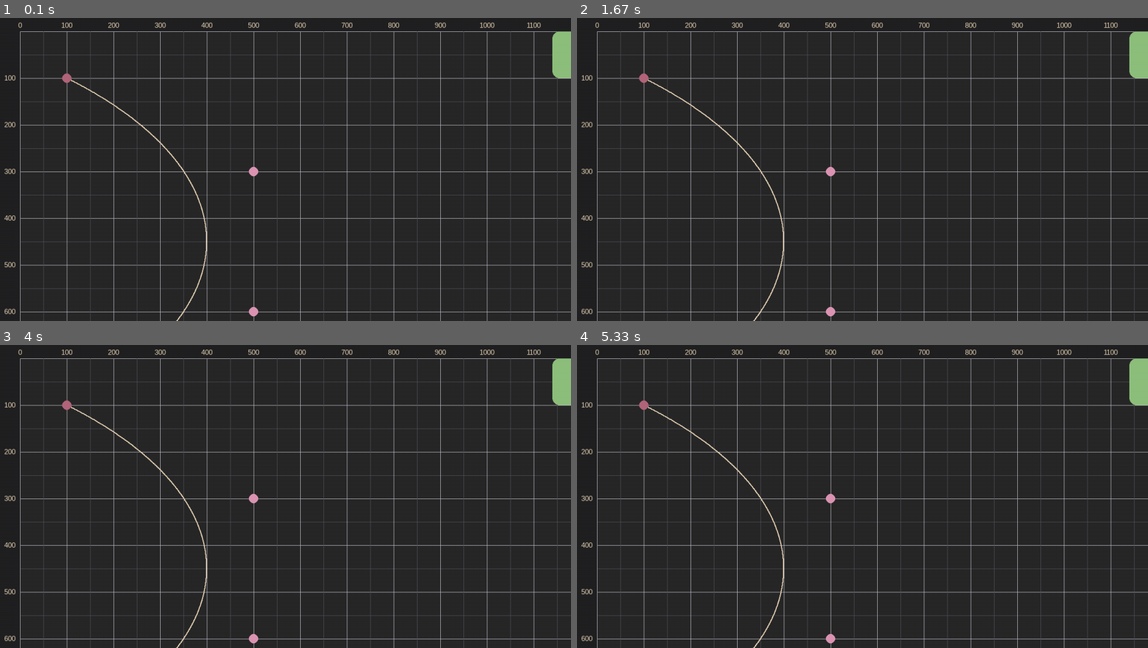
Above: before the commit, frames 1-4 (two rows, left to right).
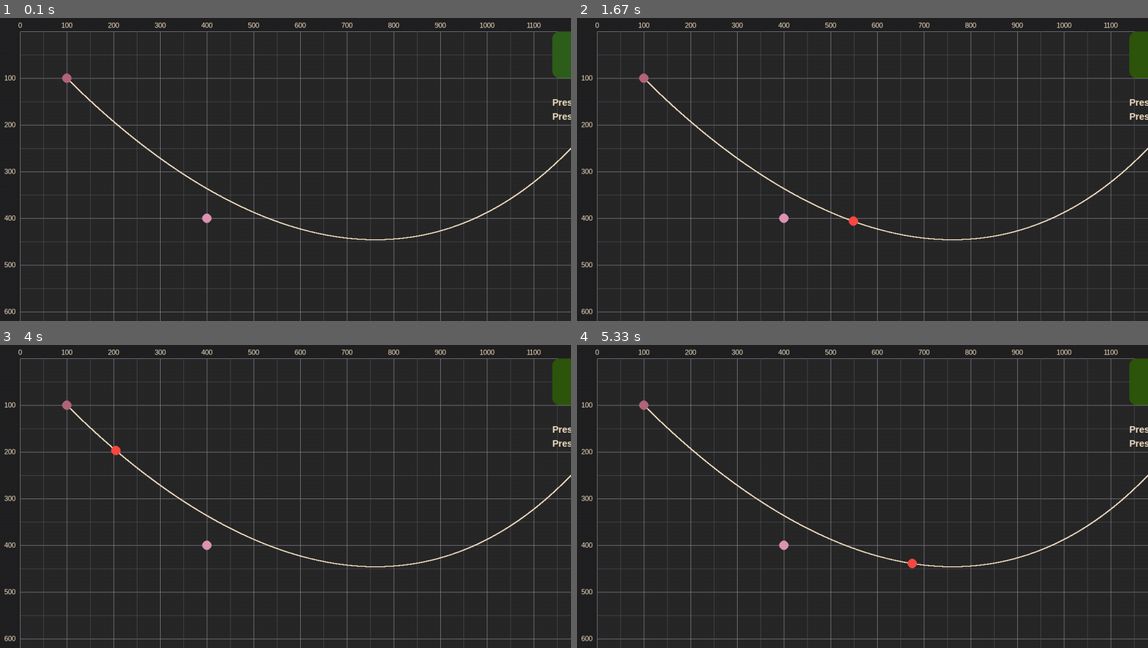
Above: after the commit, the same moments.

Repository: 0wlie22/bezier-curve-motion
Game: pygame game, started from main_pygame.py
Same seed, same stepped clock (60 frames per second), same inputs: the game is played once before the commit and once after it.
Inputs:
- Up to frame 1 (0.1 s): no input
- Up to frame 2 (1.67 s): tap Space at 0.33, 0.73, 1.03, 1.23, 1.57 s
- Up to frame 3 (4 s): tap Space at 1.87, 2.07, 2.37, 2.63, 2.97, 3.27, 3.4, 3.8 s
- Up to frame 4 (5.33 s): tap Space at 4.1, 4.47, 4.87, 5.17 s

The runs differ from the first frame. In frame 1, 3.5% of the frame differs, in the area x 3-100%, y 4-100%; in frame 2, 3.5%; in frame 3, 3.5%; in frame 4, 3.5%.

Commit message:
Update main_pygame.py

Diff:
--- a/main_pygame.py
+++ b/main_pygame.py
@@ -2,7 +2,6 @@
 import platform  # get the os on current device
 import pyautogui  # get the size of the screen
 from scipy.special import binom  # for Bernstein polynomial
-
 
 # get size of current screen and adapt to it's size
 oper_syst = platform.system()
@@ -13,24 +12,24 @@
     HEIGHT -= 60
 
 WIN = pg.display.set_mode((WIDTH, HEIGHT))
-clock = pg.time.Clock()
+# clock = pg.time.Clock()
 
-koord_list = [100, 100, 500, 300, 500, 600, 100, 800]
+koord_list = [100, 100, 400, 400, 900, 700, 1300, 100]
 border: int = 100
 line_koord_x = []
 line_koord_y = []
 
-colors = {
+colors: dict = {
     "fill": "#212122",
     "area": "#282828",
-    "grid_main_line": "#BAB9C6",
-    "grid_sub_line": "#4E4E59",
+    "grid_main_line": "#8a8996",
+    "grid_sub_line": "#4e4e59",
     "main_dot": "#b3667b",
     "middle_dot": "#dd95b4",
-    "start_button": "#8ec07c",
-    "pause_button": "#8fb66d",
+    "start_button": "#2e601c",
+    "pause_button": "#2f560d",
     "moving_dot": "#fb4943",
-    "line": "#e6d2b5",
+    "line": "#f6e2c5",
     "text": "#000000"
 }
 
@@ -71,12 +70,9 @@
         pg.draw.circle(WIN, color, (koord_list[k], koord_list[k + 1]), 10)
 
 
-def button(label, color):  # draw button
-    font = pg.font.SysFont("Arial", 60)
-    text = font.render(label, True, colors["text"])
-
+def button(label: str, color: str):  # draw button
     pg.draw.rect(WIN, color, (1500 + (WIDTH - 1500 - 300) / 2, 100, 300, 100), 50, 15)
-    WIN.blit(text, (1500 + (WIDTH - 1500 - 300) / 2 + 150 - text.get_width() / 2, 150 - text.get_height() / 2))
+    blit_text(label, 1500 + (WIDTH - 1500 - 300) / 2 + 150, 150, 3, True, "xy")
 
 
 def polynom(k_x: list, k_y: list, t: float) -> tuple[int, int]:  # count x and y coordinates
@@ -102,18 +98,32 @@
 
 
 def draw_numbers():  # draw numbers on axes of a plot
-    font = pg.font.SysFont("Arial", 15)
     for step in range(100, 1600, 100):
-        text = font.render(str(step - 100), True, colors["line"])
-        WIN.blit(text, (step - (text.get_width()/2), 95 - text.get_height()))
+        blit_text(str(step - 100), step, 95, 2, True, "x")
     for step in range(200, 1100, 100):
-        text = font.render(str(step - 100), True, colors["line"])
-        WIN.blit(text, (90 - text.get_width(), step - text.get_height()/2))
+        blit_text(str(step - 100), 90, step, 2, True, "y")
+
+
+def blit_text(string: str, x: int, y: int, size, change=False, change_coord=""):
+    font1 = pg.font.SysFont("Arial", 20, bold=True)
+    font2 = pg.font.SysFont("Arial", 15)
+    font3 = pg.font.SysFont("Arial", 60, bold=True)
+
+    font = font1 if size == 1 else (font2 if size == 2 else font3)
+    text = font.render(string, True, colors["line"])
+
+    if change:
+        x -= text.get_width()
+        y -= text.get_height()
+        if "x" in change_coord:
+            x += text.get_width()/2
+        if "y" in change_coord:
+            y += text.get_height()/2
+
+    WIN.blit(text, (x, y))
 
 
 def redraw_window(time: float, move_point: bool):
-    font = pg.font.SysFont("Arial", 15)
-
     grid(border)
 
     draw_line(line_koord_x, line_koord_y)
@@ -129,10 +139,10 @@
     x, y = polynom(koord_x, koord_y, time)
     pg.draw.circle(WIN, colors["moving_dot"], (x, y), 10)
 
-    text_koord_x = font.render(str("x: " + str(int(x - 100))), True, colors["line"])
-    text_koord_y = font.render(str("y: " + str(int(y - 100))), True, colors["line"])
-    WIN.blit(text_koord_x, (120, 1020))
-    WIN.blit(text_koord_y, (120, 1040))
+    blit_text("Press SPACE to start/pause", 1500 + (WIDTH - 1800) / 2, 240, 1)
+    blit_text("Press ESC to quit", 1500 + (WIDTH - 1800) / 2, 270, 1)
+    blit_text(str("x: " + str(int(x - 100))), 100, 1020, 2)
+    blit_text("y: " + str(int(y - 100)), 100, 1040, 2)
 
     dots()
 
@@ -146,7 +156,7 @@
     # fill the list with line coordinate values
     while t <= 1.0:
         polynom(koord_x, koord_y, t)
-        t += 0.001
+        t += 0.0001
 
     pg.init()
     pg.display.set_caption("Bézier curve")
@@ -159,7 +169,7 @@
                 if event.key == pg.K_ESCAPE:
                     run = False
             if event.type == pg.KEYDOWN:
-                if event.key == 13:  # ENTER key
+                if event.key == pg.K_SPACE:
                     move_point = not move_point
             if event.type == pg.MOUSEBUTTONDOWN:
                 mouse = pg.mouse.get_pos()
@@ -173,10 +183,10 @@
             time = 0
 
         if move_point:
-            time += 0.001
+            time += 0.01
 
         pg.display.update()
-        clock.tick(1000)
+        # clock.tick(1000)
     pg.quit()
     quit()
 
